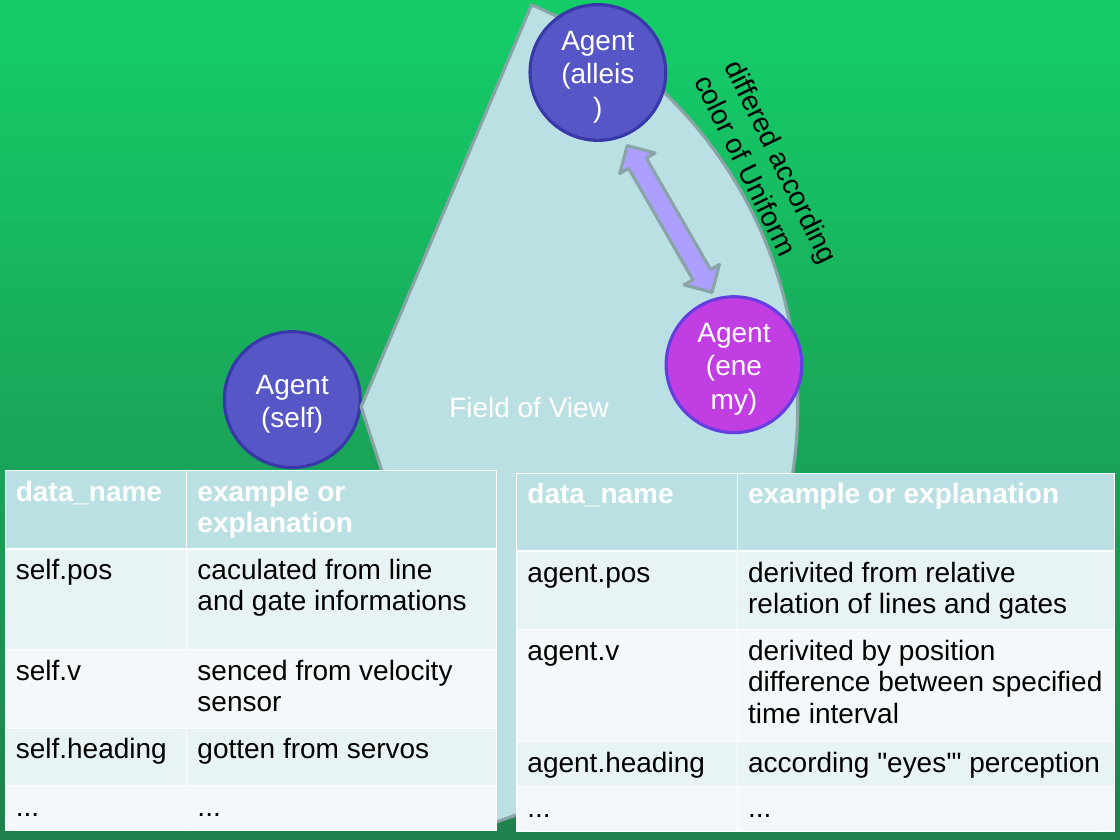
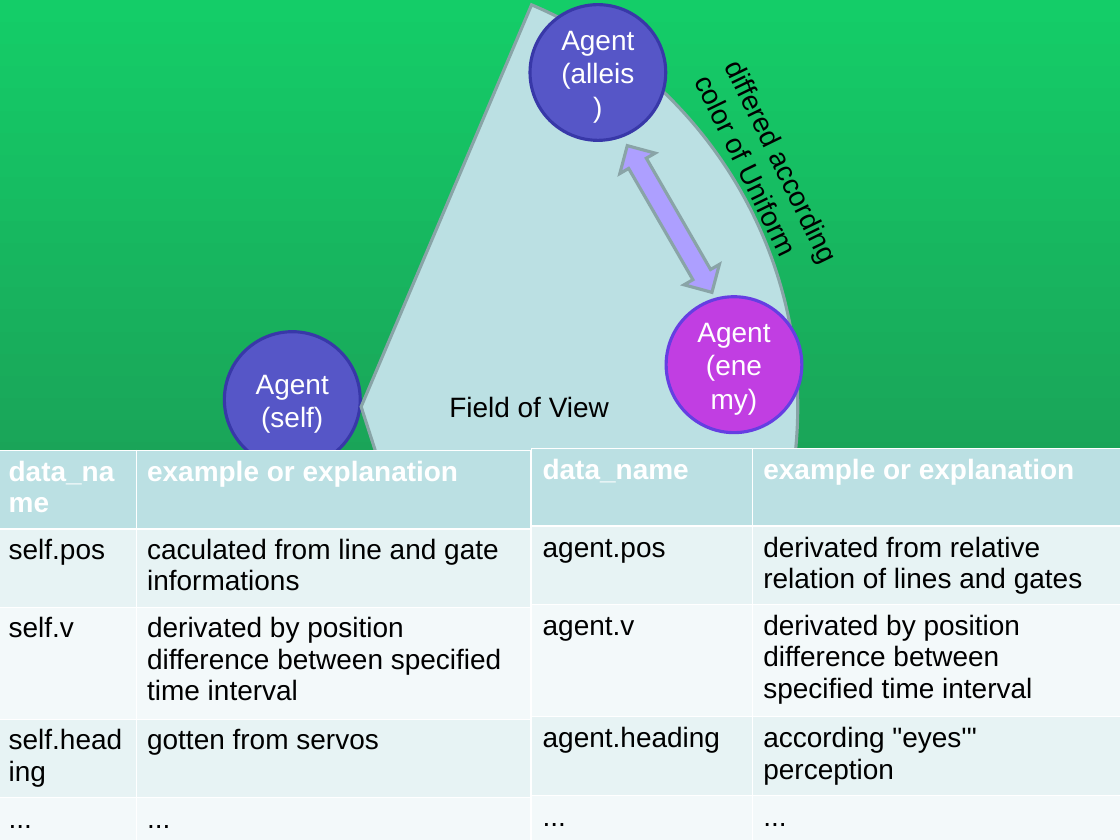
Before and after one commit to laeufertt/OC-MAS, a slide deck: slide 2 of Modellierung der Umgebung.ppt. Drawn at 1120x840 pixels with LibreOffice and Linux fonts; fonts in the diff are those of the drawing. Boxes give left, top, right and bottom in pixels: in the first picture for what was removed or moved away, otherwise in the second. Text is boxed around its words. In the diff, an @@ line names an element or a change of style, - is before the commit and + after.

```diff
--- a/Modellierung der Umgebung.ppt
+++ b/Modellierung der Umgebung.ppt
@@ freeform shape "Field of View" at (x1=0, y1=0, x2=799, y2=840): text colour #FFFFFF to #000000; outline redrawn @@
@@ left right arrow at (x1=609, y1=135, x2=729, y2=302): proportions changed @@
@@ table at (x1=531, y1=448, x2=1120, y2=840) @@
-row 2, column 2: derivited from relative relation of lines and gates
+row 2, column 2: derivated from relative relation of lines and gates
-row 3, column 2: derivited by position difference between specified time interval
+row 3, column 2: derivated by position difference between specified time interval
@@ table resized from (x1=516, y1=473, x2=1114, y2=831) to (x1=531, y1=448, x2=1120, y2=840) @@
@@ table at (x1=0, y1=450, x2=531, y2=840) @@
-row 3, column 2: senced from velocity sensor
+row 3, column 2: derivated by position difference between specified time interval
@@ table resized from (x1=4, y1=470, x2=496, y2=830) to (x1=0, y1=450, x2=531, y2=840) @@
```
Also in this commit, not shown: 1 other slide changed, 1 slide added, 1 slide removed.
